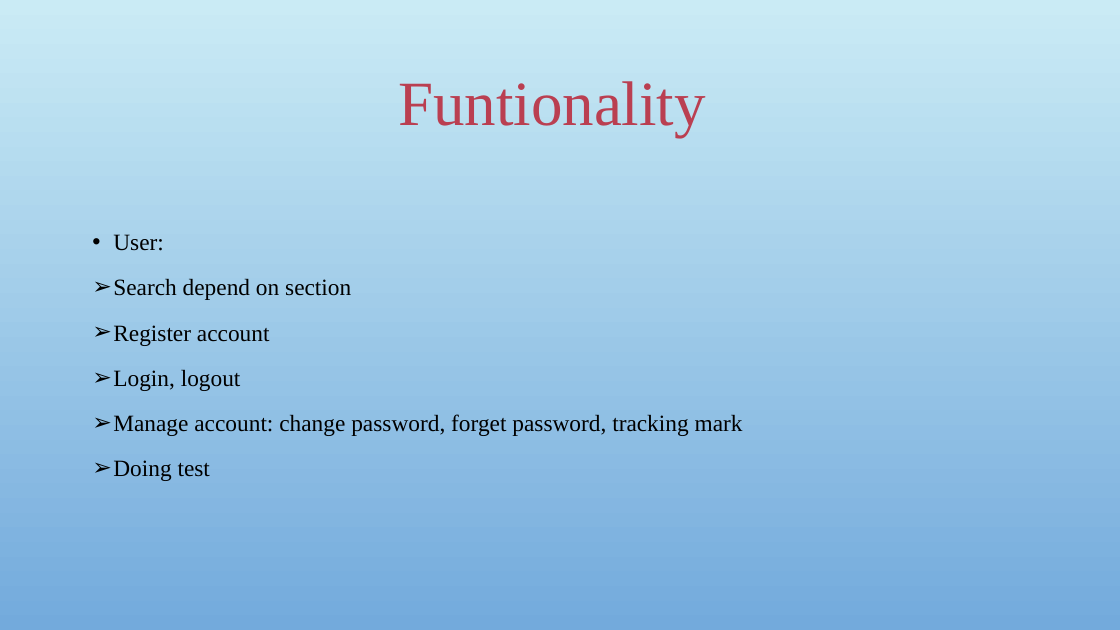
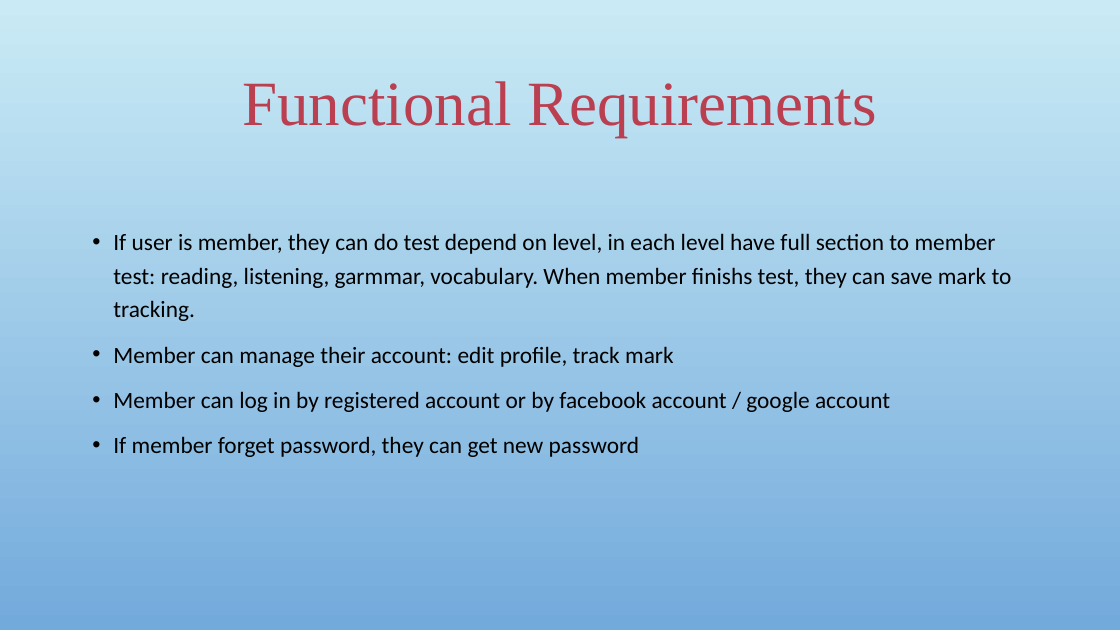
Before and after one commit to sangnvus/japanesedictionary, a slide deck: slide 13 of WIP/Documents/Report 1/UJD_VN_Examination_v1.0_EN/UJD_VN_ProjectOverview_v1.0.pptx (slide 16 before the commit). Drawn at 1120x630 pixels with LibreOffice and Linux fonts; fonts in the diff are those of the drawing; background and template pictures are left out. Boxes give left, top, right and bottom in pixels: in the first picture for what was removed or moved away, otherwise in the second. Text is boxed around its words. In the diff, an @@ line names an element or a change of style, - is before the commit and + after.

```diff
--- a/WIP/Documents/Report 1/UJD_VN_Examination_v1.0_EN/UJD_VN_ProjectOverview_v1.0.pptx
+++ b/WIP/Documents/Report 1/UJD_VN_Examination_v1.0_EN/UJD_VN_ProjectOverview_v1.0.pptx
@@ title at box(242, 81, 877, 137): text changed @@
-Funtionality
+Functional Requirements
@@ text at box(113, 233, 1012, 457): text changed; font Times New Roman to Calibri @@
-• User:
-➢ Search depend on section
-➢ Register account
-➢ Login, logout
-➢ Manage account: change password, forget password, tracking mark
-➢ Doing test
+• If user is member, they can do test depend on level, in each level have full section to member test: reading, listening, garmmar, vocabulary. When member finishs test, they can save mark to tracking.
+• Member can manage their account: edit profile, track mark
+• Member can log in by registered account or by facebook account / google account
+• If member forget password, they can get new password
```
Also in this commit, not shown: 7 other slides changed, 2 slides added, 2 slides removed.
